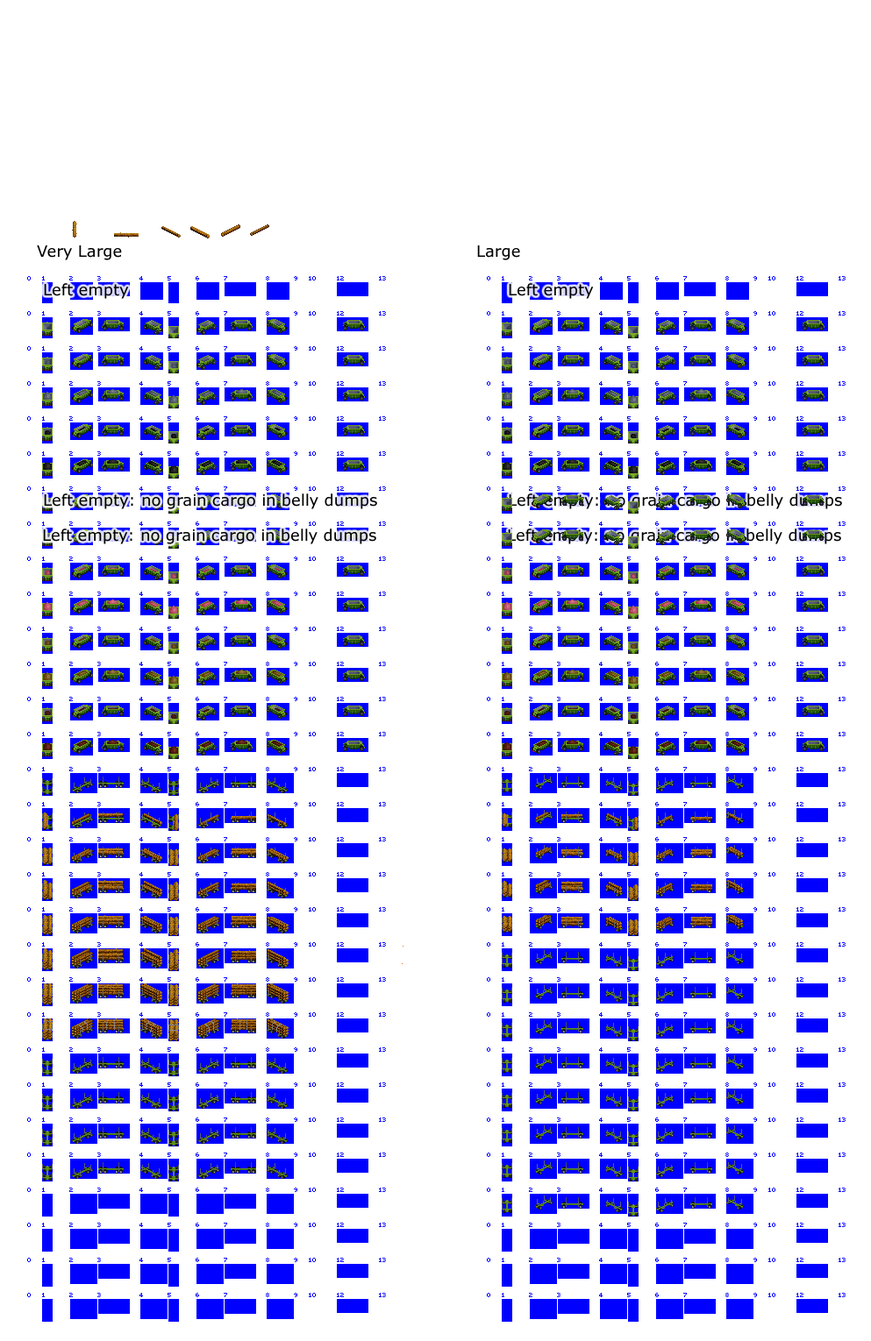
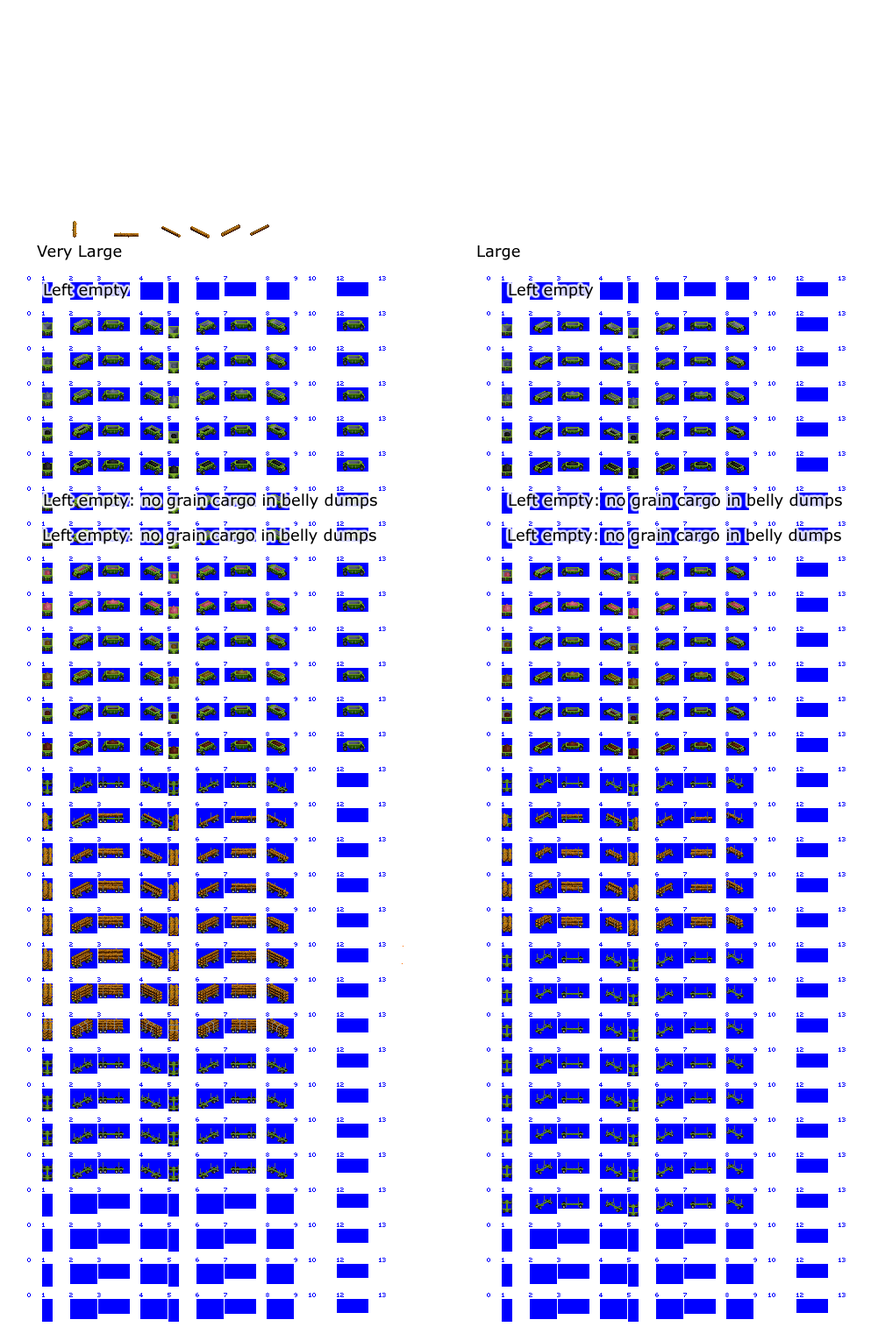
Comparing the layer stacks of the two 871x1341 images. Changes:
painted on "loads" (2nd of 2, in "Large off-highway trailer" › "Belly Dumps") over [502, 356, 743, 756]
painted on "Belly Dump" (2nd of 2, in "Large off-highway trailer" › "Belly Dumps") over [501, 319, 825, 757]
removed layer "belly dump front wheels" (2nd of 2, in "Large off-highway trailer" › "Belly Dumps") from group "Belly Dumps" over [547, 321, 807, 757]
